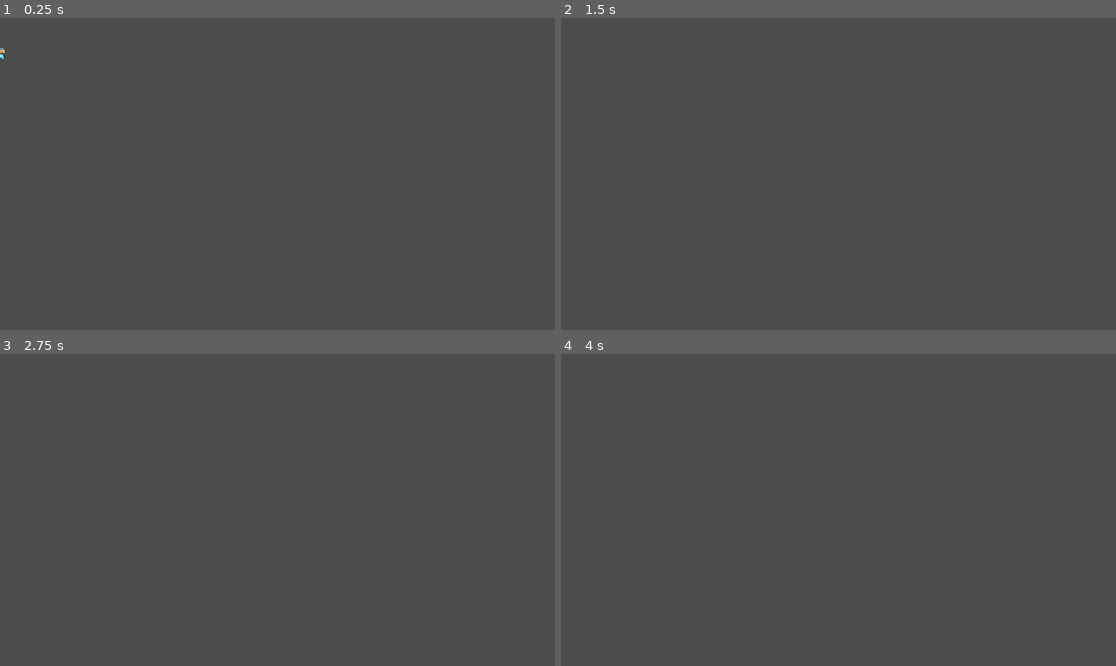
Above: before the commit, frames 1-4 (two rows, left to right).
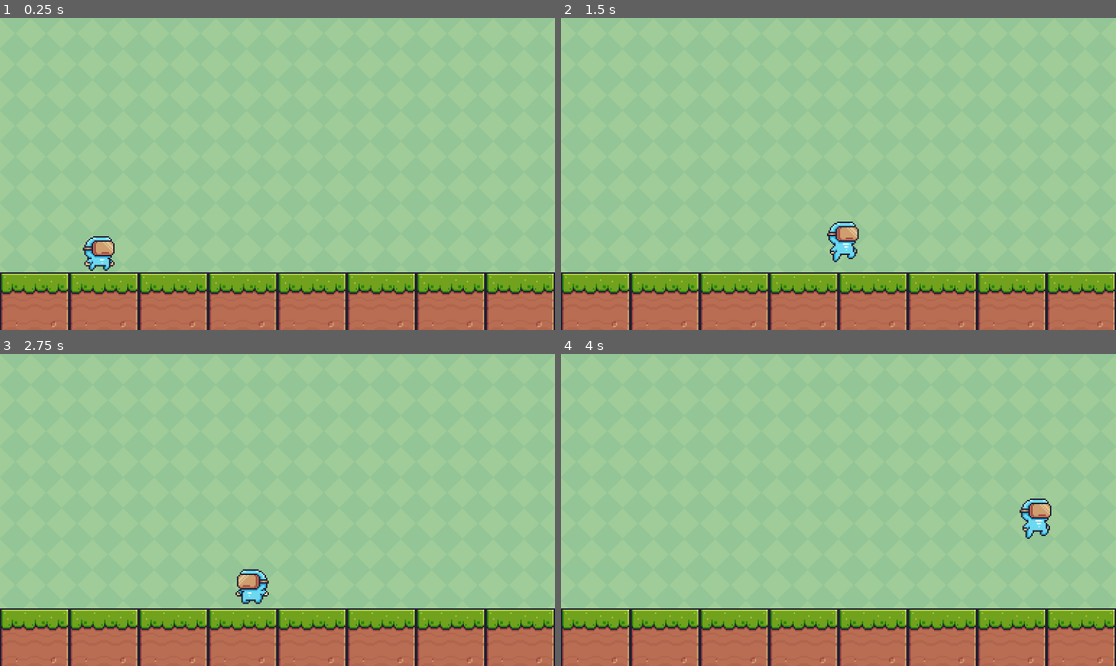
Above: after the commit, the same moments.

Repository: Okaierac/Synthetic-Awakening
Game: Godot game, scene res://main.tscn
Two runs of this game, one before a commit and one after it. Both use one fixed random seed, a clock stepped at 60 frames per second and the inputs below. Before the commit the project starts from res://protagonist.tscn.
Inputs:
- Up to frame 1 (0.25 s): no input
- Up to frame 2 (1.5 s): hold Right (right) from 0.53 s (still down); tap Space (jump) at 0.77 s
- Up to frame 3 (2.75 s): tap Space (jump) at 1.52 s; release Right (right) at 2.03 s; hold Left (left) from 2.03 s (still down)
- Up to frame 4 (4 s): release Left (left) at 2.78 s; hold Right (right) from 2.78 s (still down); tap Space (jump) at 3.02, 3.77 s

The runs differ from the first frame. In frame 1, 100% of the frame differs, in the area x 0-100%, y 0-100%; in frame 2, 100%; in frame 3, 100%; in frame 4, 100%.

Commit message:
Main Scene set to "main"

Diff:
--- a/synthetic-awakening/project.godot
+++ b/synthetic-awakening/project.godot
@@ -11,7 +11,7 @@
 [application]
 
 config/name="Synthetic Awakening"
-run/main_scene="res://protagonist.tscn"
+run/main_scene="res://main.tscn"
 config/features=PackedStringArray("4.3", "Mobile")
 config/icon="res://icon.svg"
 
